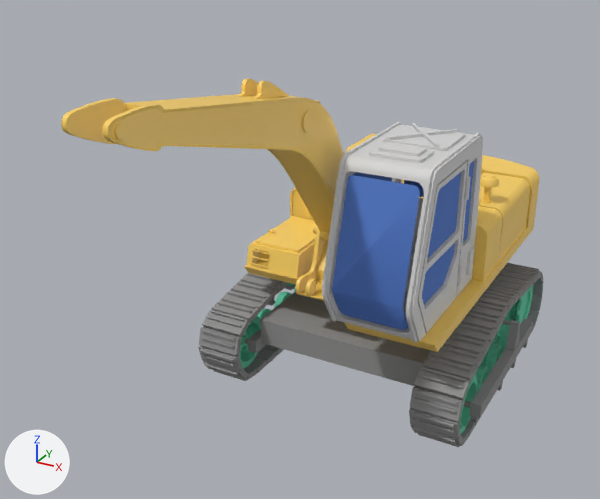
A saved change to the FBX model applications/media/excavator.fbx.
One viewpoint serves both versions: a 50 mm camera at (5.08, -12.65, 7.84) aimed at (-0.39, -2.7, 2.87). Arrows for +X, +Y and +Z are at lower left; the lights stay in place. Where no turn or scale is listed for an object, it has been applied to the vertices.

Names of what the first picture shows: 'EngineBody', 'arm01', 'arm1_base', 'base', 'cabin', 'leftThread_14', 'leftThread_28', 'leftThread_30', 'leftThread_32', 'rightThread_28', 'rightThread_29', 'rightThread_30'.
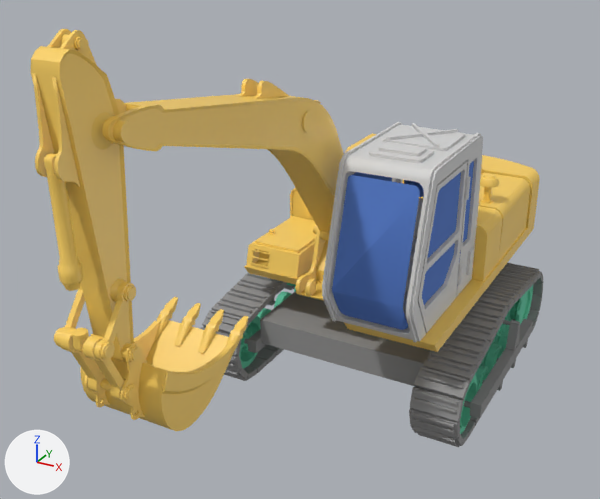
Where the change shows, as pixel boxes (x1, y1, x2, y2) in the pictures (600 x 499 px):
```json
{"object": "arm02", "change": "added", "after": [31, 29, 248, 431]}
```

Scene script edits in JSON lines:
```json
{"op": "add", "block": "mat_yellow_001", "code": ["mat_yellow_001 = principled_material('yellow.001')", "mat_yellow_001.base_color = (1.0, 0.659, 0.125)  # yellow #ffd463", "mat_yellow_001.roughness = 0.434"]}
{"op": "add", "block": "me_mesh_086", "code": ["me_mesh_086 = bpy.data.meshes.new('Mesh.086')", "me_mesh_086.from_pydata(...)  # 6025 vertices, 11850 faces; spans x -0.59..0.59, y -0.66..1.71, z -3.47..0.92", "me_mesh_086.materials.append(mat_yellow_001)  # yellow #ffd463"]}
{"op": "add", "block": "ob_arm02", "code": ["ob_arm02 = bpy.data.objects.new('arm02', me_mesh_086)", "ob_arm02.location = (-0.3, -6.87, 5.75)"]}
```
